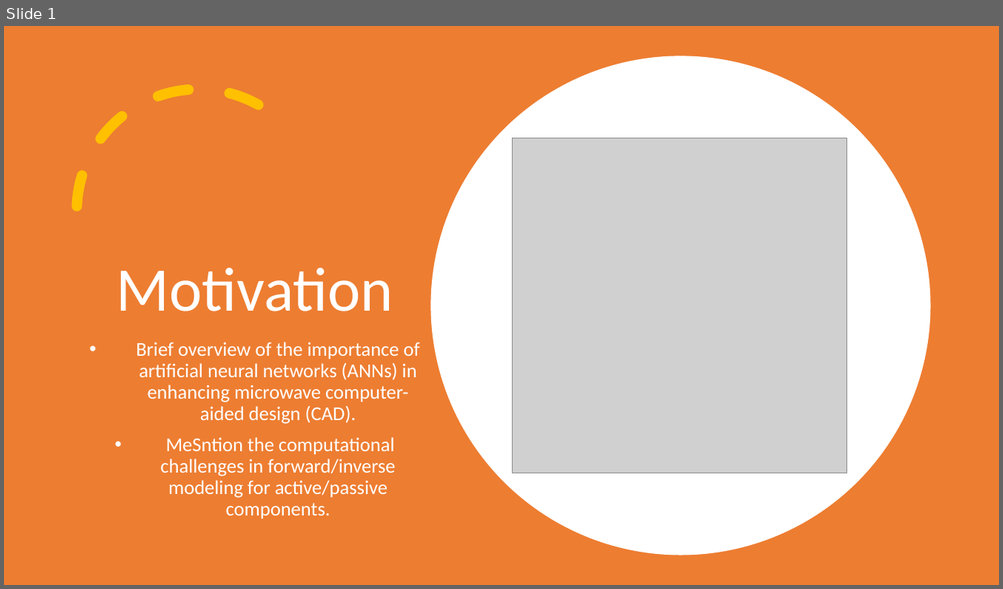
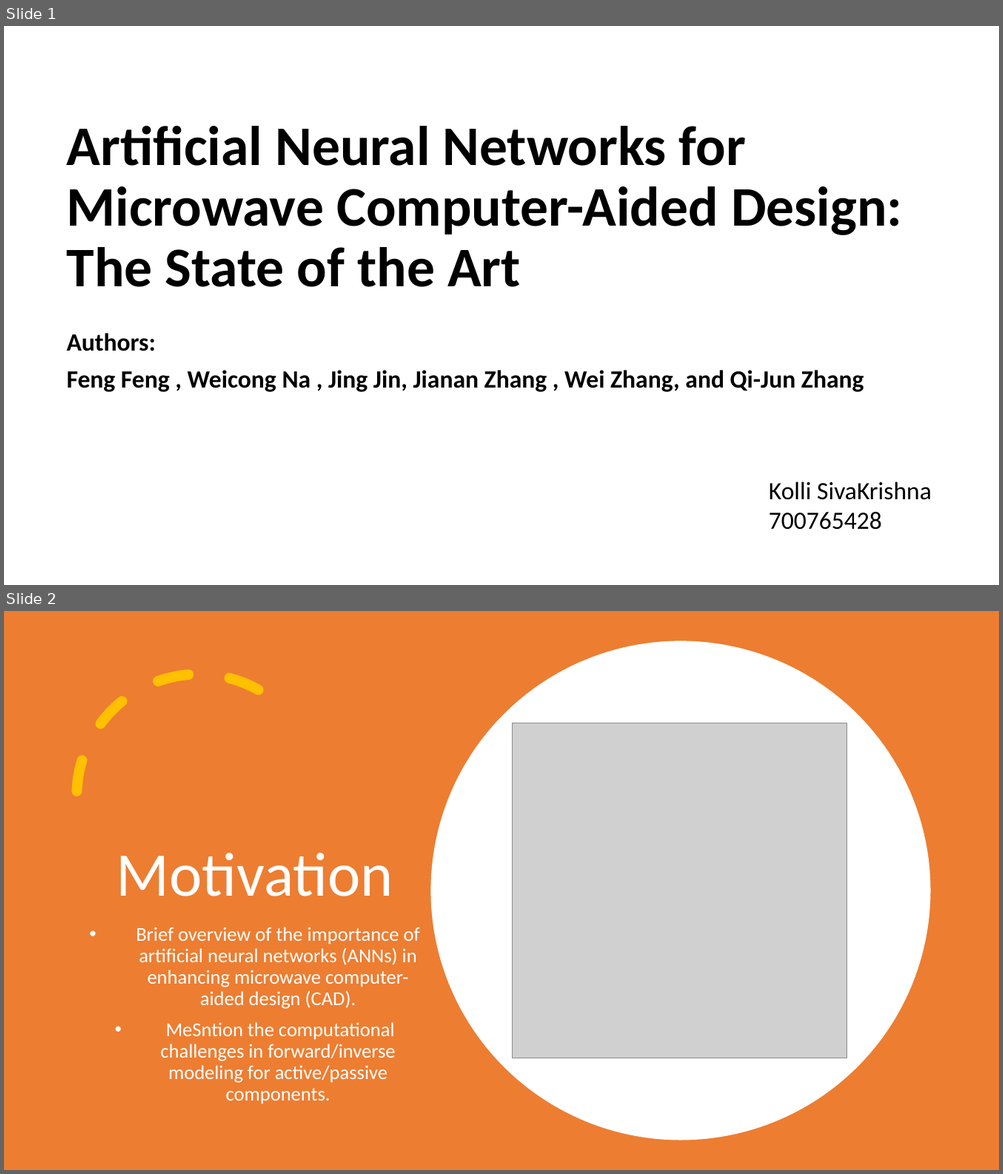
Before and after one commit to sivakolli1266/-Journal-Club-, a slide deck: NN_1243.pptx. Shown one above the other, each under a label of ours: slide 1 before the commit, slides 1 and 2 after it. The pictures are 1003x589 and 1003x1174 pixels, drawn with LibreOffice and Linux fonts; fonts in the diff are those of the drawing; grey boxes stand for pictures. Boxes give left, top, right and bottom in pixels: in the first picture for what was removed or moved away, otherwise in the second. Text is boxed around its words. In the diff, an @@ line names an element or a change of style, - is before the commit and + after.

```diff
--- a/NN_1243.pptx
+++ b/NN_1243.pptx
@@ slide 1 added at box(4, 26, 999, 585), background #FFFFFF @@
@@ title added at box(67, 126, 902, 287), 54 pt, text #000000, bold @@
+Artificial Neural Networks for Microwave Computer-Aided Design: The State of the Art
@@ text added at box(67, 333, 864, 392), 24 pt, text #000000, bold @@
+Authors:
+Feng Feng , Weicong Na , Jing Jin, Jianan Zhang , Wei Zhang, and Qi-Jun Zhang
@@ text added at box(768, 482, 931, 530), 24 pt, text #000000 @@
+Kolli SivaKrishna
+700765428
@@ what was slide 1 is now slide 2 @@
```
